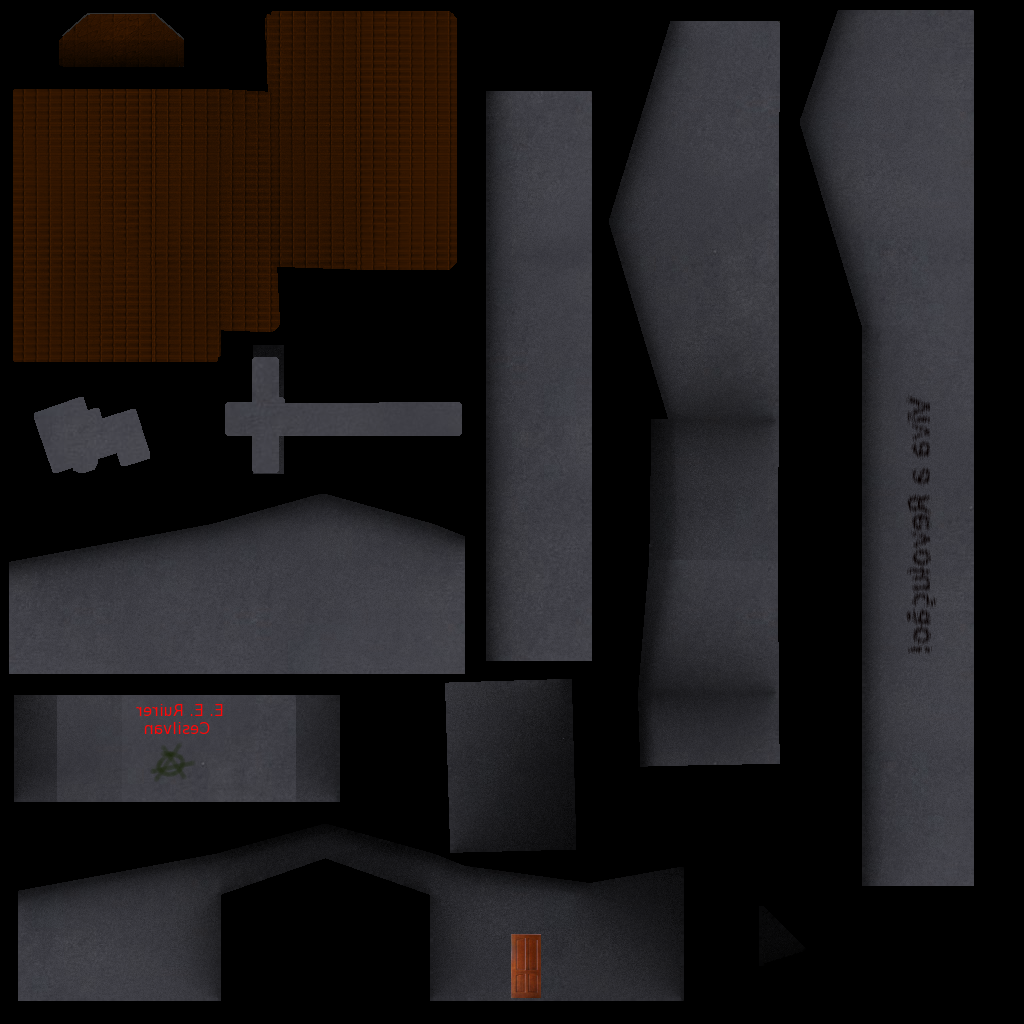
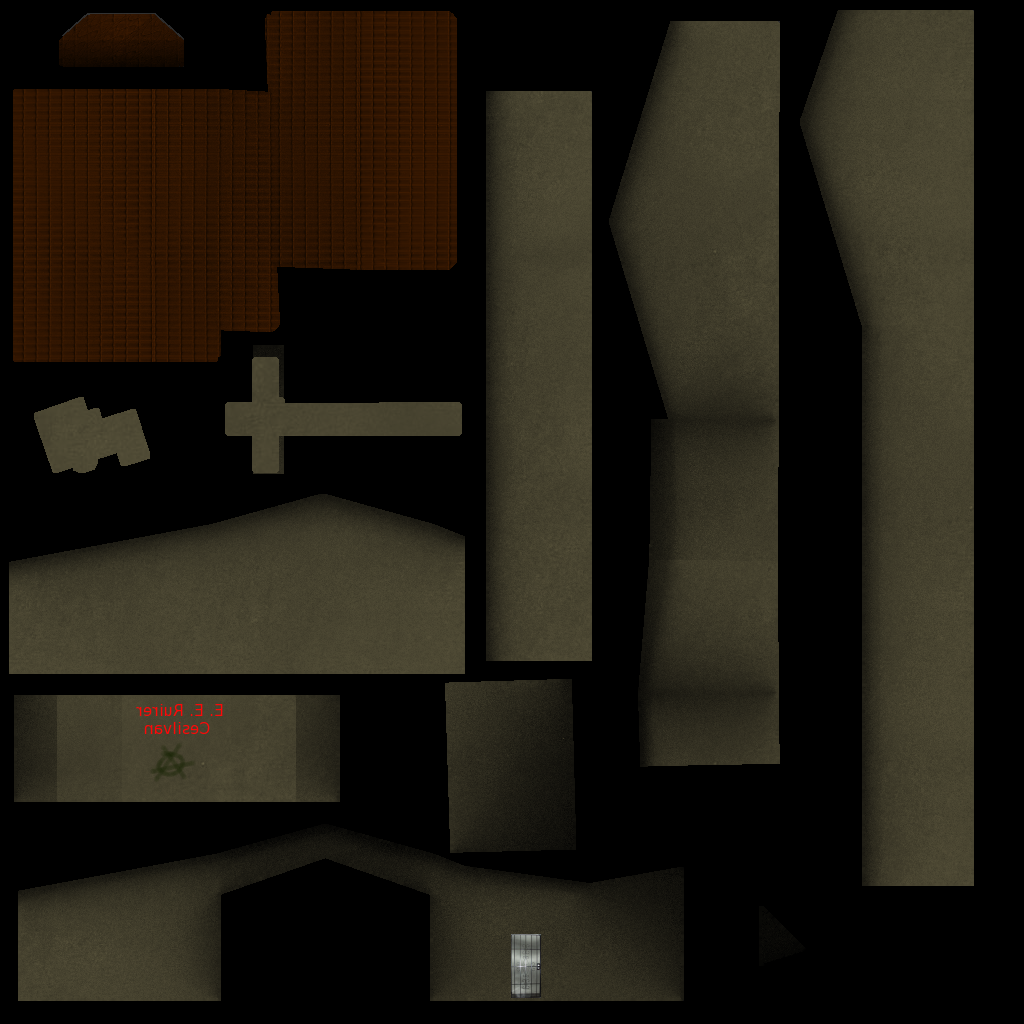
Before/after of a 1024×1024 layered artwork. What changed in the layer stack:
removed layer "picha2" over [906, 394, 937, 656]
painted on "door" over [511, 934, 541, 998]
painted on "paredes" over [9, 10, 974, 1001]
